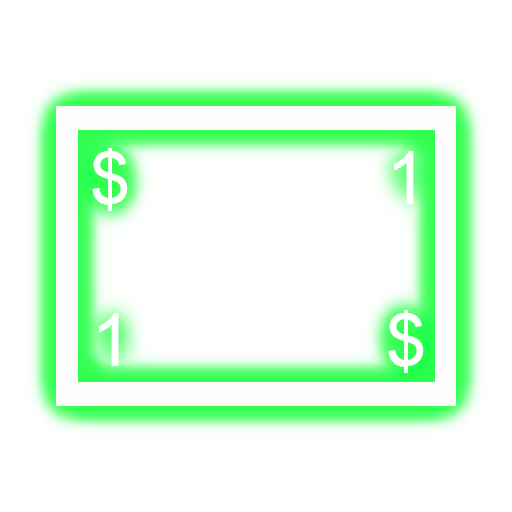
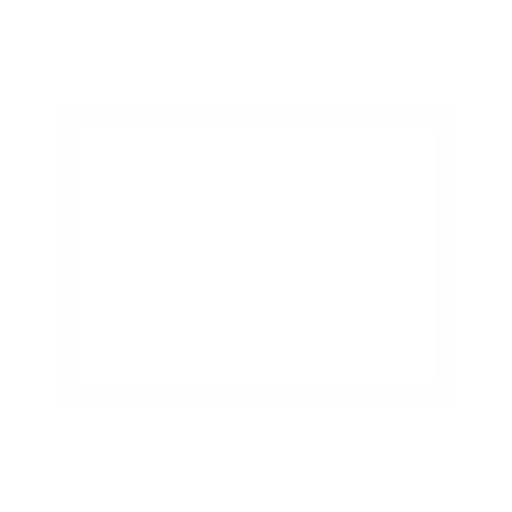
Revision of a layered w=512, h=512 image; what changed, layer by layer:
pixels changed over [27, 77, 485, 435] (layer not identified)
